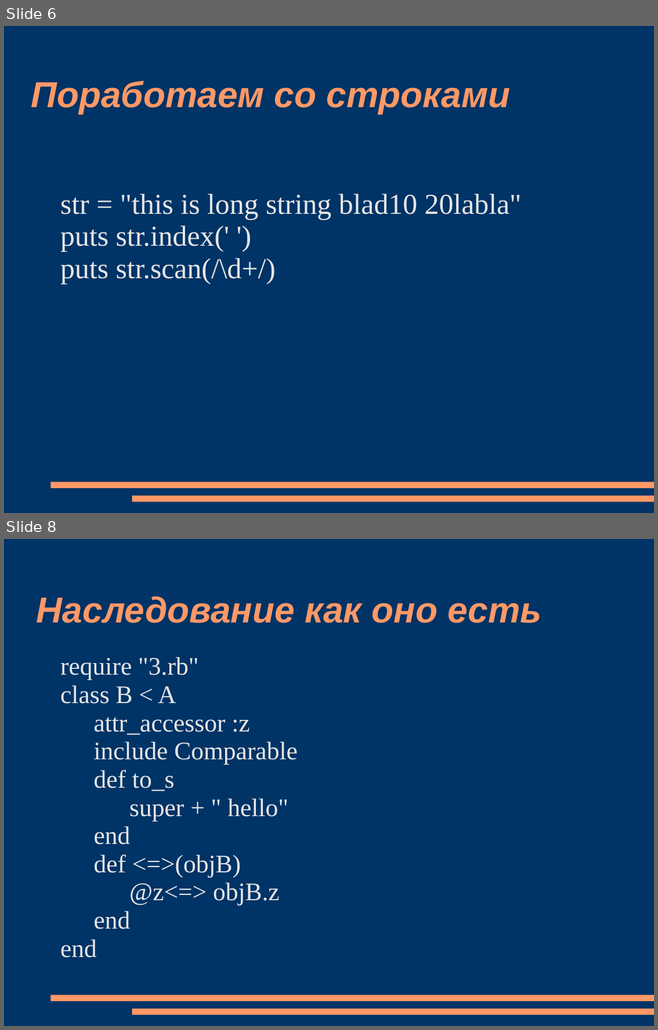
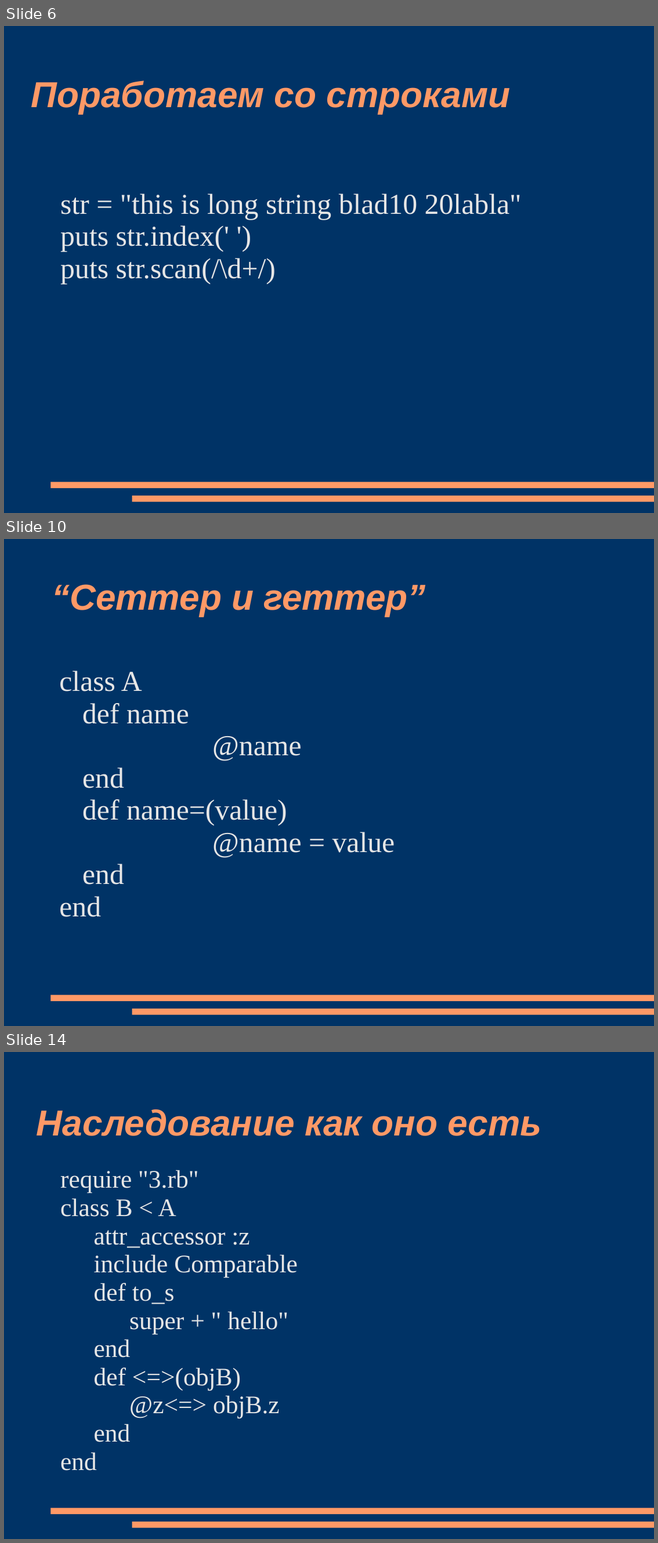
Before and after one commit to sidorovis/restudy, a slide deck: _ООПИС/Lection/ruby.ppt. Shown one above the other, each under a label of ours: slides 6 and 8 before the commit, slides 6, 10 and 14 after it; the slides between them are not shown. The pictures are 658x1030 and 658x1543 pixels, drawn with LibreOffice and Linux fonts; fonts in the diff are those of the drawing. Boxes give left, top, right and bottom in pixels: in the first picture for what was removed or moved away, otherwise in the second. Text is boxed around its words. In the diff, an @@ line names an element or a change of style, - is before the commit and + after.

```diff
--- a/_ООПИС/Lection/ruby.ppt
+++ b/_ООПИС/Lection/ruby.ppt
@@ slide 10 added at (4,539,654,1026), background #003366; not listed: 2 template elements that a slide beside it also shows @@
@@ title added at (52,584,426,616), 40 pt, text #FF9966, bold, italic @@
+“Сеттер и геттер”
@@ text added at (59,671,395,917), 32 pt, text #E6E6E6 @@
+class A
+def name
+@name
+end
+def name=(value)
+@name = value
+end
+end
@@ what was slide 8 is now slide 14 @@
```
Also in this commit, not shown: 3 slides changed, 8 other slides added, 1 slide removed, 1 other file.
